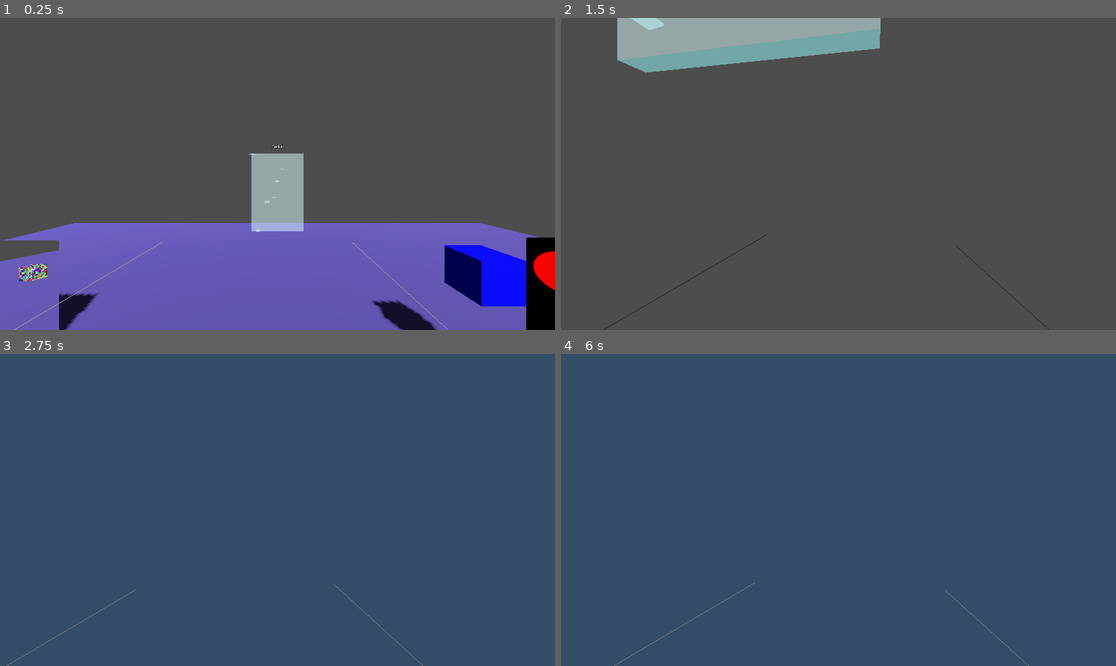
Above: before the commit, frames 1-4 (two rows, left to right).
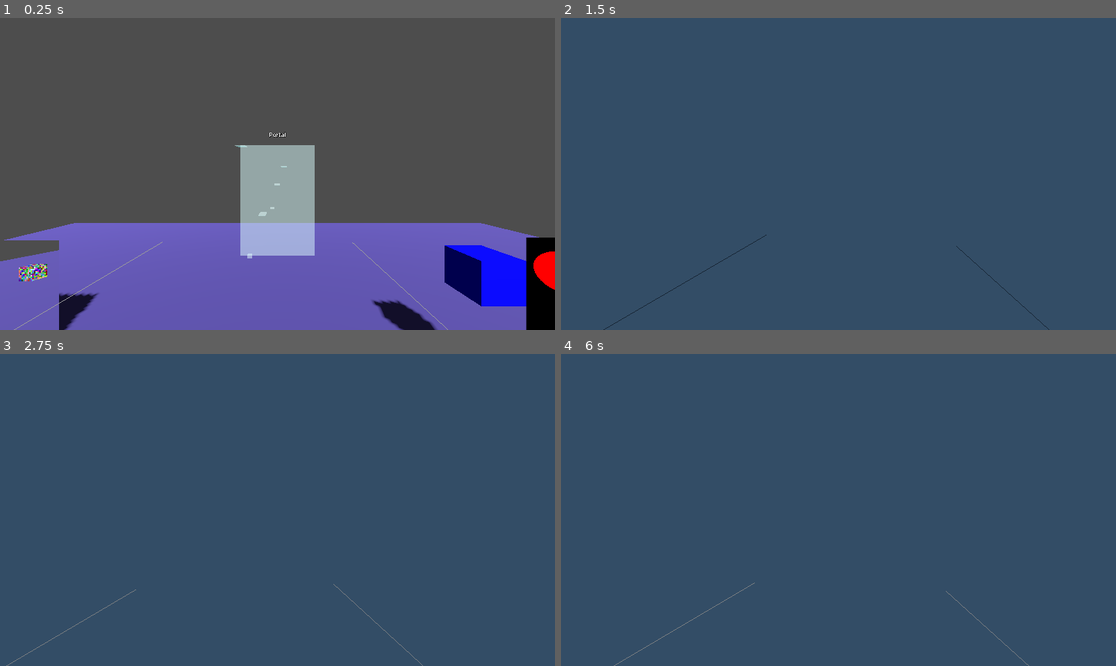
Above: after the commit, the same moments.

Repository: jvastola/GodotPhysicsRig
Game: Godot game, scene res://MainScene.tscn
Two runs of this game, one before a commit and one after it. Both use one fixed random seed, a clock stepped at 60 frames per second and the inputs below.
Inputs (mouse positions are in pixels of both pictures, inside the frame that each line leads up to):
- Up to frame 1 (0.25 s): no input
- Up to frame 2 (1.5 s): move the mouse to (866, 174) at 0.52 s; hold Shift (sprint) 0.53-1.28 s; hold W (move_forward) from 0.53 s (still down); click (866, 174) at 0.67 s; tap Space (jump) at 0.77 s; move the mouse to (810, 174) at 1.27 s; tap Shift (sprint) at 1.35 s
- Up to frame 3 (2.75 s): keep holding W (move_forward); tap Space (jump) at 1.52 s; move the mouse to (288, 503) at 2.02 s; hold Shift (sprint) from 2.03 s (still down)
- Up to frame 4 (6 s): tap Enter at 2.75, 4.25, 5.75 s; move the mouse to (832, 516) at 2.77 s; release Shift (sprint) at 2.78 s; tap Shift (sprint) at 2.85, 4.35, 5.85 s; click (832, 516) at 2.92 s; tap Space (jump) at 3.02, 3.5, 3.77, 4.52, 5 s; move the mouse to (877, 513) at 3.52 s; hold Shift (sprint) 3.53-4.28 s; move the mouse to (794, 506) at 4.27 s; move the mouse to (844, 510) at 5.02 s; hold Shift (sprint) 5.03-5.78 s; click (844, 510) at 5.17 s; move the mouse to (816, 503) at 5.77 s; release W (move_forward) at 5.78 s; hold D (move_right) from 5.78 s (still down)

The runs differ from the first frame. In frame 1, 2.5% of the frame differs, in the area x 42-57%, y 36-78%; in frame 2, 100%, in the area x 0-100%, y 0-100%; in frame 3, less than 0.1%; in frame 4, less than 0.1%.

Commit message:
Refactor scene transitions in GameManager to preserve and restore grabbed objects, update player movement logic, and enhance grabbable object state management

Diff:
--- a/MainScene.tscn
+++ b/MainScene.tscn
@@ -79,7 +79,7 @@
 transform = Transform3D(0.999598, 0, 0, 0, 0.999598, 0, 0, 0, 0.999598, 0, 2, 0)
 
 [node name="Portal" parent="." instance=ExtResource("2_portal")]
-transform = Transform3D(1, 0, 0, 0, 1, 0, 0, 0, 1, 0, 1.5, -8)
+transform = Transform3D(1, 0, 0, 0, 1, 0, 0, 0, 1, 0, 1.5, -5.60082)
 target_scene = "res://SecondRoom.tscn"
 
 [node name="UIViewport3D" parent="." instance=ExtResource("5_ui_viewport")]
--- a/SecondRoom.tscn
+++ b/SecondRoom.tscn
@@ -163,7 +163,6 @@
 script = ExtResource("4_xrtest")
 
 [node name="ViewportMirror" type="Node3D" parent="."]
-transform = Transform3D(1, 0, 0, 0, 1, 0, 0, 0, 1, 0, 0, 0)
 script = ExtResource("5_chm60")
 size = Vector2(2, 1.5)
 ResolutionPerUnit = 500
--- a/XRPlayer.tscn
+++ b/XRPlayer.tscn
@@ -13,6 +13,7 @@
 height = 0.5
 
 [sub_resource type="SphereMesh" id="SphereMesh_head"]
+flip_faces = true
 
 [sub_resource type="BoxMesh" id="BoxMesh_l588l"]
 size = Vector3(0.36, 0.36, 0.36)
@@ -62,7 +63,7 @@
 mass = 2.0
 
 [node name="CollisionShape3D" type="CollisionShape3D" parent="PlayerBody"]
-transform = Transform3D(1, 0, 0, 0, 1, 0, 0, 0, 1, 0, 1.4, 0)
+transform = Transform3D(1, 0, 0, 0, 1, 0, 0, 0, 1, 0, 0.92117, 0)
 shape = SubResource("CapsuleShape3D_body")
 
 [node name="HeadMesh2" type="MeshInstance3D" parent="PlayerBody/CollisionShape3D"]
--- a/game_manager.gd
+++ b/game_manager.gd
@@ -53,6 +53,19 @@
 	var old_global_rot = player_instance.global_rotation
 	var player_parent = player_instance.get_parent()
 
+	# Find and preserve all grabbed objects by moving them to GameManager temporarily
+	var grabbed_objects = []
+	for obj in get_tree().get_nodes_in_group("grabbable"):
+		if obj.has_method("get") and obj.get("is_grabbed"):
+			grabbed_objects.append(obj)
+			var obj_parent = obj.get_parent()
+			if obj_parent:
+				var obj_transform = obj.global_transform
+				obj_parent.remove_child(obj)
+				add_child(obj)
+				obj.global_transform = obj_transform
+				print("GameManager: Preserved grabbed object: ", obj.name)
+
 	if player_parent and player_parent != self:
 		player_parent.remove_child(player_instance)
 		add_child(player_instance)
@@ -83,6 +96,15 @@
 		scene_player.queue_free()
 		await get_tree().process_frame
 
+	# Move grabbed objects back to the new world
+	for obj in grabbed_objects:
+		if is_instance_valid(obj):
+			var obj_transform = obj.global_transform
+			remove_child(obj)
+			current_world.add_child(obj)
+			obj.global_transform = obj_transform
+			print("GameManager: Restored grabbed object to new world: ", obj.name)
+
 	# Find spawn point and move player to new world
 	var spawn_name = player_state.get("spawn_point", "SpawnPoint")
 	var spawn_point = _find_spawn_point(current_world, spawn_name)
@@ -90,8 +112,14 @@
 	if spawn_point:
 		# Move player from GameManager to new world
 		var target_pos = spawn_point.global_position
-		remove_child(player_instance)
-		current_world.add_child(player_instance)
+
+		# Only remove if it's actually our child
+		if player_instance.get_parent() == self:
+			remove_child(player_instance)
+
+		# Only add if it's not already a child of the new world
+		if player_instance.get_parent() != current_world:
+			current_world.add_child(player_instance)
 
 		# Wait for player to be in tree
 		await get_tree().process_frame
@@ -112,8 +140,15 @@
 		print("GameManager: Player moved to new world at ", target_pos)
 	else:
 		# No spawn point, just move player to new world at origin
-		remove_child(player_instance)
-		current_world.add_child(player_instance)
+
+		# Only remove if it's actually our child
+		if player_instance.get_parent() == self:
+			remove_child(player_instance)
+
+		# Only add if it's not already a child of the new world
+		if player_instance.get_parent() != current_world:
+			current_world.add_child(player_instance)
+
 		await get_tree().process_frame
 
 		var player_body = player_instance.get_node_or_null("PlayerBody")
--- a/grabbable.gd
+++ b/grabbable.gd
@@ -52,6 +52,16 @@
 		print("Grabbable: ", save_id, " scene of origin: ", _scene_of_origin)
 
 	# No need to restore - player persists across scenes so grabbed items stay grabbed
+
+	# Debug: Check grab state
+	if is_grabbed:
+		print("Grabbable: ", save_id, " is already grabbed on _ready!")
+		print("  - grabbing_hand valid: ", is_instance_valid(grabbing_hand))
+		print("  - collision shapes count: ", grabbed_collision_shapes.size())
+		if grabbed_collision_shapes.size() > 0:
+			print("  - first shape valid: ", is_instance_valid(grabbed_collision_shapes[0]))
+			if is_instance_valid(grabbed_collision_shapes[0]):
+				print("  - first shape parent: ", grabbed_collision_shapes[0].get_parent())
 
 
 func try_grab(hand: RigidBody3D) -> bool:
@@ -134,6 +144,9 @@
 	var release_global_transform = global_transform
 	if grabbed_collision_shapes.size() > 0 and is_instance_valid(grabbed_collision_shapes[0]):
 		release_global_transform = grabbed_collision_shapes[0].global_transform
+	elif is_instance_valid(grabbing_hand):
+		# If no valid collision shape, use hand position with grab offset
+		release_global_transform = grabbing_hand.global_transform * Transform3D(Basis(grab_rotation_offset), grab_offset)
 
 	# Store hand velocity
 	var hand_velocity = Vector3.ZERO
@@ -145,13 +158,22 @@
 
 		# Remove all grabbed collision shapes and meshes from hand
 		for collision_shape in grabbed_collision_shapes:
-			if is_instance_valid(collision_shape):
+			if is_instance_valid(collision_shape) and collision_shape.get_parent() == grabbing_hand:
 				grabbing_hand.remove_child(collision_shape)
 				collision_shape.queue_free()
 
 		for mesh_instance in grabbed_mesh_instances:
+			if is_instance_valid(mesh_instance) and mesh_instance.get_parent() == grabbing_hand:
+				grabbing_hand.remove_child(mesh_instance)
+				mesh_instance.queue_free()
+	else:
+		# Hand is invalid, just clean up what we can
+		print("Grabbable: Warning - hand invalid during release, cleaning up")
+		for collision_shape in grabbed_collision_shapes:
+			if is_instance_valid(collision_shape):
+				collision_shape.queue_free()
+		for mesh_instance in grabbed_mesh_instances:
 			if is_instance_valid(mesh_instance):
-				grabbing_hand.remove_child(mesh_instance)
 				mesh_instance.queue_free()
 
 	grabbed_collision_shapes.clear()
@@ -177,19 +199,61 @@
 			grabbing_hand.set("held_object", null)
 
 	is_grabbed = false
+	var prev_hand = grabbing_hand
 	grabbing_hand = null
 
 	released.emit()
 
 	# Save release state
 	_save_grab_state(null)
+
+	print("Grabbable: Release complete for ", name)
 
 
 func _physics_process(_delta: float) -> void:
 	# When grabbed, object is frozen and moves with hand automatically as child
 	# No need to update position - it's part of the hand's rigid body now
-	if is_grabbed and not is_instance_valid(grabbing_hand):
-		release()
+	if is_grabbed:
+		# If hand is invalid, auto-release
+		if not is_instance_valid(grabbing_hand):
+			print("Grabbable: Auto-releasing due to invalid hand")
+			release()
+			return
+
+		# If grabbed collision shapes are missing (e.g., after scene transition), force release
+		if grabbed_collision_shapes.is_empty():
+			print("Grabbable: WARNING - No grabbed collision shapes, forcing full release")
+			# Force complete cleanup
+			is_grabbed = false
+			visible = true
+			freeze = false
+			collision_layer = 1
+			collision_mask = 1
+			if is_instance_valid(grabbing_hand) and grabbing_hand.has_method("set"):
+				grabbing_hand.set("held_object", null)
+			grabbing_hand = null
+			_save_grab_state(null)
+			return
+
+		# Validate first collision shape still exists and is a child of hand
+		if not is_instance_valid(grabbed_collision_shapes[0]):
+			print("Grabbable: WARNING - Grabbed collision shape invalid, forcing release")
+			is_grabbed = false
+			visible = true
+			freeze = false
+			collision_layer = 1
+			collision_mask = 1
+			grabbed_collision_shapes.clear()
+			grabbed_mesh_instances.clear()
+			if is_instance_valid(grabbing_hand) and grabbing_hand.has_method("set"):
+				grabbing_hand.set("held_object", null)
+			grabbing_hand = null
+			_save_grab_state(null)
+			return
+
+		# Update invisible body position to follow first grabbed shape
+		if is_instance_valid(grabbed_collision_shapes[0]):
+			global_transform = grabbed_collision_shapes[0].global_transform
 
 
 func _on_collision_entered(body: Node) -> void:
--- a/physics_hand.gd
+++ b/physics_hand.gd
@@ -208,9 +208,15 @@
 	var release_button_pressed = _check_release_button(controller)
 
 	# Validate held_object - if it's invalid, clear it
-	if held_object != null and not is_instance_valid(held_object):
-		print("PhysicsHand: Held object became invalid, clearing reference")
-		held_object = null
+	if held_object != null:
+		if not is_instance_valid(held_object):
+			print("PhysicsHand: Held object became invalid, clearing reference")
+			held_object = null
+		elif held_object.has_method("get"):
+			# Check if the object still thinks it's grabbed by us
+			if not held_object.get("is_grabbed") or held_object.get("grabbing_hand") != self:
+				print("PhysicsHand: Held object state desynchronized, clearing reference")
+				held_object = null
 
 	# Try to grab if trigger or grip pressed and not holding anything
 	if held_object == null:
@@ -296,8 +302,9 @@
 func _release_object() -> void:
 	"""Release the currently held object"""
 	if held_object and is_instance_valid(held_object):
+		var obj_name = held_object.name  # Store name before release
 		if held_object.has_method("release"):
 			held_object.release()
-			print("PhysicsHand: Released ", held_object.name)
+			print("PhysicsHand: Released ", obj_name)
 
 	held_object = null
